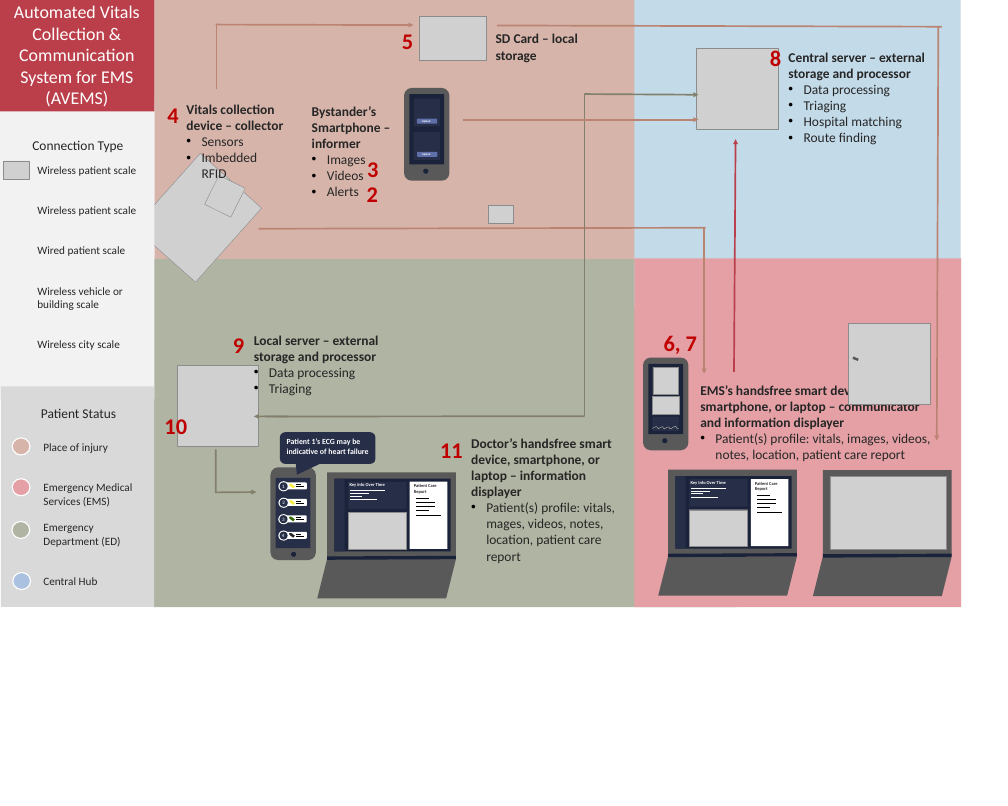
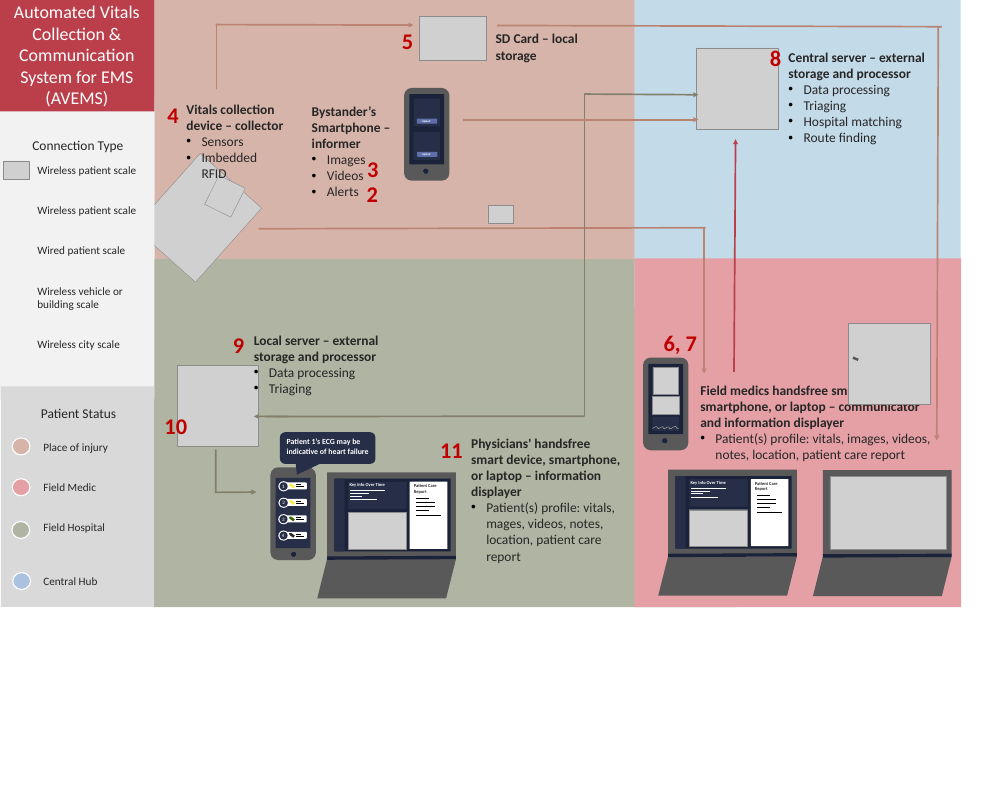
Before and after one commit to ermahoney/AmbulanceIQPMQP, a slide deck: slide 23 of docs/resources/FlowOfInformation.pptx. Drawn at 1008x806 pixels with LibreOffice and Linux fonts; fonts in the diff are those of the drawing; grey boxes stand for pictures; background and template pictures are left out. Boxes give left, top, right and bottom in pixels: in the first picture for what was removed or moved away, otherwise in the second. Text is boxed around its words. In the diff, an @@ line names an element or a change of style, - is before the commit and + after.

```diff
--- a/docs/resources/FlowOfInformation.pptx
+++ b/docs/resources/FlowOfInformation.pptx
@@ text at bbox=[700, 383, 920, 429]: text changed @@
-EMS’s handsfree smart device, smartphone, or laptop – communicator and information displayer
+Field medics handsfree smart device, smartphone, or laptop – communicator and information displayer
@@ text at bbox=[471, 438, 620, 498]: text changed @@
-Doctor’s handsfree smart device, smartphone, or laptop – information displayer
+Physicians' handsfree smart device, smartphone, or laptop – information displayer
@@ text at bbox=[43, 483, 105, 533]: text changed @@
-Emergency Medical Services (EMS)
-Emergency Department (ED)
+Field Medic
+Field Hospital
```
Also in this commit, not shown: 2 slides added.
